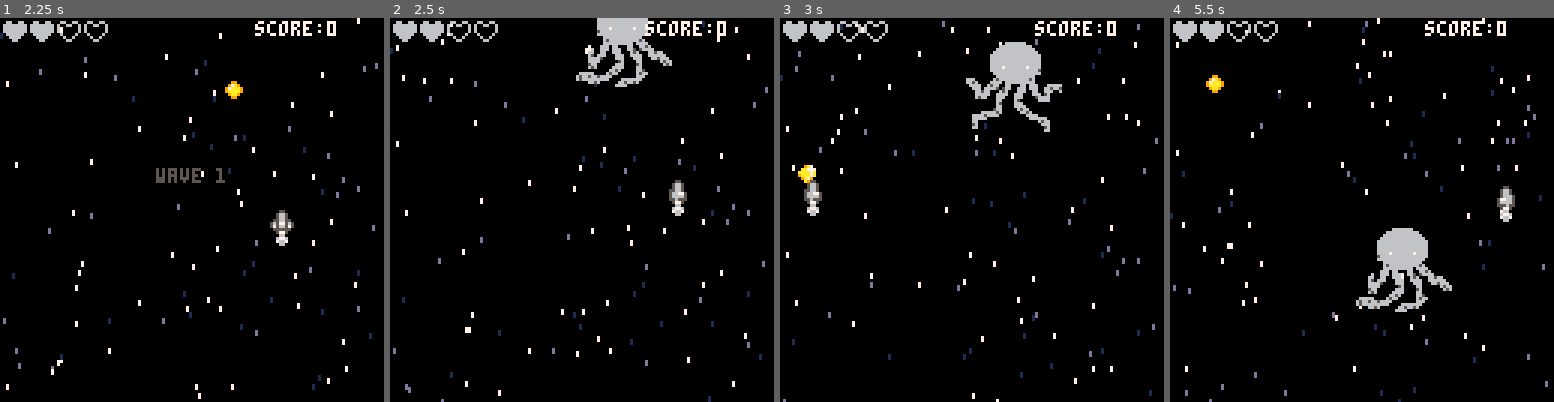
Above: before the commit, frames 1-4 (left to right).
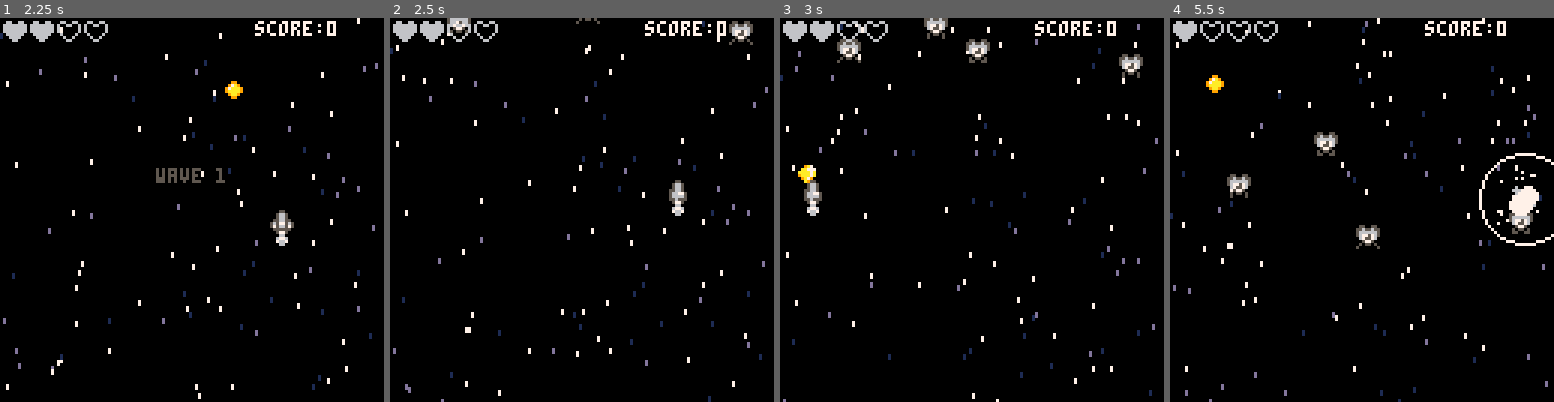
Above: after the commit, the same moments.

Repository: thorty/pico8_shmup
Game: PICO-8 cartridge myshmup2.p8
Same seed, same stepped clock (60 frames per second), same inputs: the game is played once before the commit and once after it.
Inputs:
- Up to frame 1 (2.25 s): tap X (X key) at 0.33, 1.07, 1.85 s; tap O (Z key) at 0.7, 1.7, 2.1 s; hold Right 1.6-2.1 s; hold Up from 2.15 s (still down)
- Up to frame 2 (2.5 s): release Up at 2.42 s; hold Right from 2.47 s (still down)
- Up to frame 3 (3 s): keep holding Right; tap O (Z key) at 2.5, 2.9 s; tap X (X key) at 2.97 s
- Up to frame 4 (5.5 s): release Right at 3.03 s; hold Left 3.08-3.58 s; tap O (Z key) every 0.4 s from 3.3 to 5.3 s; hold Down 3.63-3.97 s; hold Right 4.02-4.68 s; tap X (X key) at 4.08, 5.2 s; hold Up 4.73-5.03 s; hold Left from 5.08 s (still down)

Frame 1 is identical in both runs. In frame 2, 2.4% of the frame differs, in the area x 14-95%, y 0-18%; in frame 3, 3.4%; in frame 4, 4.6%, in the area x 8-100%, y 1-77%.

Commit message:
sound and music

Diff:
--- a/enemies.lua
+++ b/enemies.lua
@@ -2,8 +2,7 @@
 function spawnwave()
 	enemies={}
 	enemiesmax=4
-	printh("wave.."..wave)
-	wave=5
+--	wave=5
 	if wave==1 then
 		spawnen(1)
 	elseif wave==2 then
--- a/game.lua
+++ b/game.lua
@@ -1,5 +1,5 @@
 function startgame()
-
+	music(1)
 	t=0
 	ship={}
 	ship.sp=2
@@ -173,6 +173,7 @@
 		--gameoverti me-=1
 		--if gameovertime<=0 then
 			mode="over"
+			music(-1)
 			sfx(4)
 		--end
 	end
--- a/gamescreens.lua
+++ b/gamescreens.lua
@@ -2,6 +2,7 @@
 function update_start()
 	blinkt = blinkt+1
 	if btnp(4) or btnp(5) then
+		sfx(14,-1,0,15)
 		mode="levelscreen"
 		startgame()
 	end
@@ -25,6 +26,7 @@
 		bullets={}
 		mode="game"
 		spawnwave()
+
 	end
 end
 
@@ -35,21 +37,25 @@
 end
 
 function startnewwave()
+	if wave <= 5 then
+		sfx(14,-1,0,15)
+	end
 	wave+=1
 	mode="levelscreen"
 	if wave > 5 then
 		mode="won"
+		--music(-1)
 	end
 end
 
 function update_over()
-
 	if btn(4)==false and btn(5)==false then
 		btnreleased=true
 	end
 	if btnreleased then
 		if btnp(4) or btnp(5) then
 			startgame()
+			_init()
 			mode="start"
 			btnreleased=false
 		end
--- a/main.lua
+++ b/main.lua
@@ -18,7 +18,6 @@
 		draw_start()
 	elseif mode=="levelscreen" then
 		draw_levelscreen()
-		music(-1,1000)
 	elseif mode=="over" then
 		-- game over
 		draw_over()
Not shown, changed: the music (__music__) section of myshmup2.p8
Not shown, changed: the sound effects (__sfx__) section of myshmup2.p8
